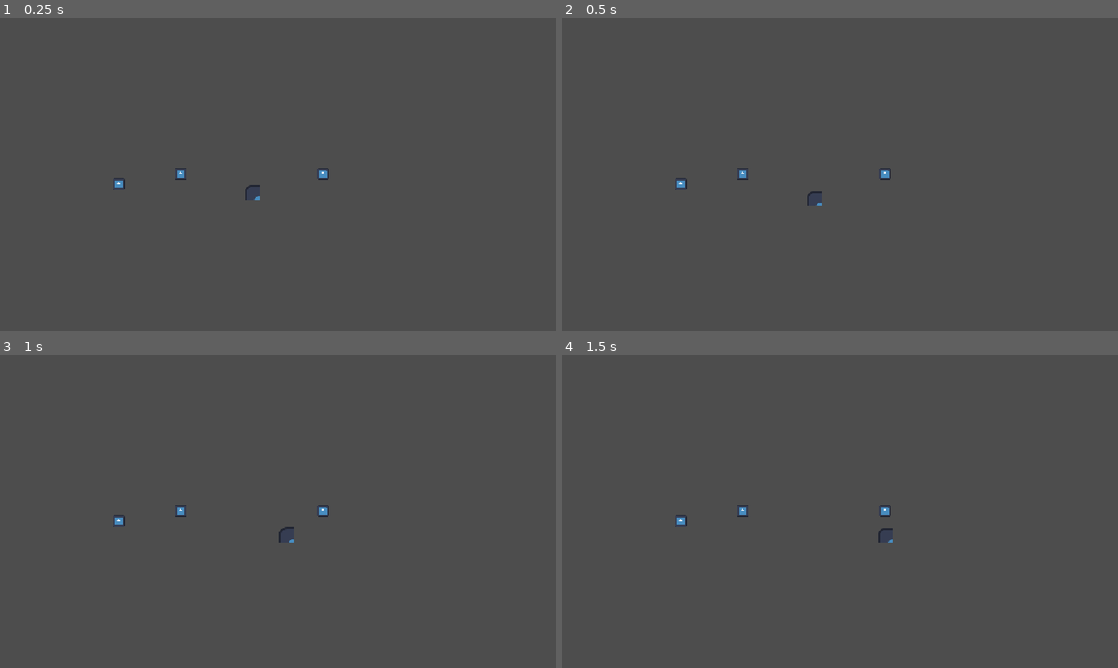
Above: before the commit, frames 1-4 (two rows, left to right).
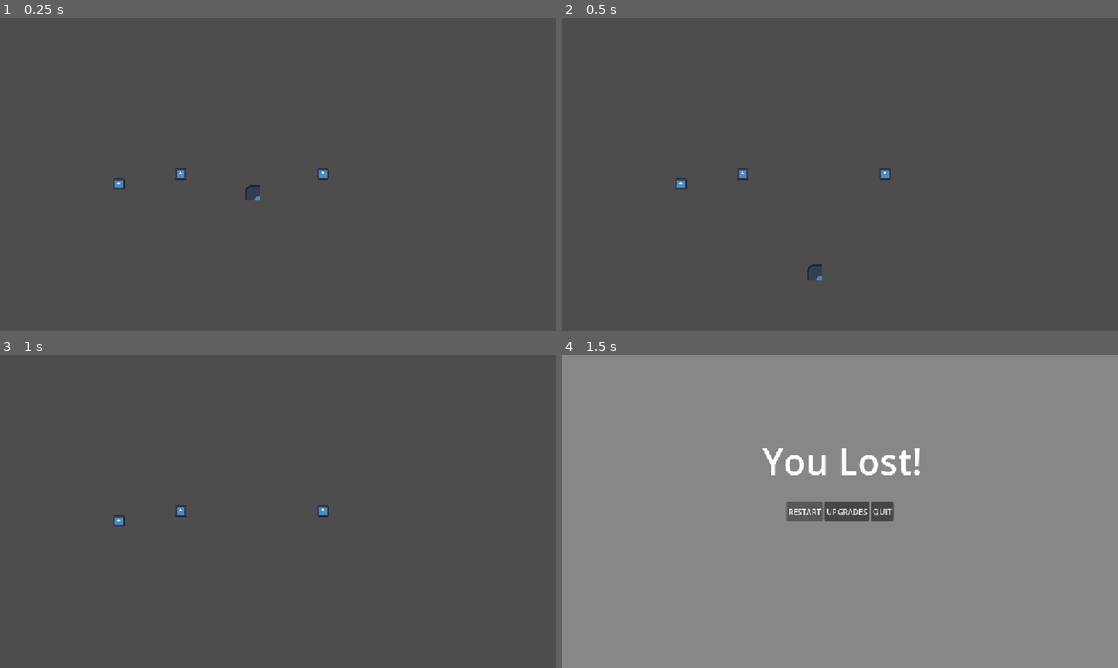
Above: after the commit, the same moments.

Repository: totallyastudentaccount/rpg
Game: Godot game, scene res://scene/computer/apps/spaceRPG/spaceRPG.tscn
Same seed, same stepped clock (60 frames per second), same inputs: the game is played once before the commit and once after it. This scene is started directly instead of the project's main scene. The engine's default icon, where the game draws it, is replaced by a stand-in: a white triangle on a blue panel in a dark square.
Inputs (mouse positions are in pixels of both pictures, inside the frame that each line leads up to):
- Up to frame 1 (0.25 s): no input
- Up to frame 2 (0.5 s): no input
- Up to frame 3 (1 s): hold Right (ui_right) from 0.53 s (still down); tap E (interact) at 0.6 s; tap Up (ui_up) at 0.77 s
- Up to frame 4 (1.5 s): release Right (ui_right) at 1.25 s; click (806, 511) at 1.25 s, where only the run after the commit has a clickable "RESTART"

Frame 1 is identical in both runs. In frame 2, less than 0.1% of the frame differs, in the area x 44-47%, y 55-84%; in frame 3, less than 0.1%; in frame 4, 99%, in the area x 0-100%, y 0-100%.

Commit message:
Made Scenes Draggable

Diff:
--- a/scene/computer/apps/spaceRPG/Anagram.tscn
+++ b/scene/computer/apps/spaceRPG/Anagram.tscn
@@ -2,60 +2,56 @@
 
 [sub_resource type="GDScript" id="GDScript_bm3lg"]
 resource_name = "PuzzleUI"
-script/source = "extends Control
+script/source = "# Anagram.gd
+extends Control
 
-@onready var clue_label: Label = $Label
-@onready var input_field: LineEdit = $LineEdit
-
-# Optional: Add a Label node named \"ErrorLabel\" in your scene hierarchy
-# and uncomment the next line to display error messages on screen:
-# @onready var error_label: Label = $ErrorLabel
+@onready var clue_label: Label = $VBoxContainer/Label
+@onready var input_field: LineEdit = $VBoxContainer/LineEdit
 
 var current_target_word: String = \"\"
 var current_box: Area2D = null
 
 signal puzzle_solved(box: Area2D)
 
-func _ready() -> void:
-	hide()
-
 func start_puzzle(scrambled: String, answer: String, box: Area2D) -> void:
-	print(\"--- START PUZZLE CALLED IN UI ---\")
 	current_target_word = answer.strip_edges().to_upper()
 	current_box = box
 
-	# Set text and force dark color for white background
 	clue_label.text = \"Unscramble: \" + scrambled
-	clue_label.add_theme_color_override(\"font_color\", Color(0, 0, 0)) # Pure Black
+	clue_label.add_theme_color_override(\"font_color\", Color.BLACK)
 
 	input_field.text = \"\"
+	input_field.add_theme_color_override(\"font_color\", Color.WHITE)
+	input_field.add_theme_color_override(\"font_placeholder_color\", Color(0.8, 0.8, 0.8))
 
 	show()
+
+	await get_tree().process_frame
 	input_field.grab_focus()
 
+# Signal handler for the Submit Button
 func _on_button_pressed() -> void:
+	_check_answer()
+
+# Signal handler for pressing 'Enter' in LineEdit
+func _on_line_edit_text_submitted(_new_text: String) -> void:
+	_check_answer()
+
+func _check_answer() -> void:
 	var user_guess = input_field.text.strip_edges().to_upper()
-	print(\"Submitted guess: \", user_guess, \" | Target: \", current_target_word)
 
 	if user_guess == current_target_word:
-		print(\"Correct guess!\")
-		hide()
-		current_box.activate()
+		if is_instance_valid(current_box):
+			current_box.activate()
 		puzzle_solved.emit(current_box)
+		queue_free()
 	else:
-		print(\"Incorrect guess.\")
-		# Highlight wrong input by clearing field and showing prompt
 		input_field.text = \"\"
 		input_field.placeholder_text = \"Incorrect! Try again...\"
 		input_field.grab_focus()
-
-		# If using an ErrorLabel node:
-		# if error_label: error_label.text = \"Incorrect! Try again.\"
 "
 
-[node name="Anagram" type="CanvasLayer" unique_id=1526580860]
-
-[node name="Control" type="Control" parent="." unique_id=833449054]
+[node name="Control" type="Control" unique_id=1502676751]
 layout_mode = 3
 anchors_preset = 15
 anchor_right = 1.0
@@ -66,35 +62,42 @@
 size_flags_vertical = 4
 script = SubResource("GDScript_bm3lg")
 
-[node name="ColorRect" type="ColorRect" parent="Control" unique_id=325907689]
+[node name="ColorRect" type="ColorRect" parent="." unique_id=801269830]
 layout_mode = 1
 anchors_preset = 15
 anchor_right = 1.0
 anchor_bottom = 1.0
 grow_horizontal = 2
 grow_vertical = 2
+mouse_filter = 2
 
-[node name="Label" type="Label" parent="Control" unique_id=1528702532]
-layout_mode = 0
-offset_left = 471.0
-offset_top = 160.0
-offset_right = 627.0
-offset_bottom = 183.0
+[node name="VBoxContainer" type="VBoxContainer" parent="." unique_id=1685072873]
+layout_mode = 1
+anchors_preset = 8
+anchor_left = 0.5
+anchor_top = 0.5
+anchor_right = 0.5
+anchor_bottom = 0.5
+offset_left = -250.0
+offset_top = -62.5
+offset_right = 250.0
+offset_bottom = 62.5
+grow_horizontal = 2
+grow_vertical = 2
+theme_override_constants/separation = 50
 
-[node name="LineEdit" type="LineEdit" parent="Control" unique_id=1677282412]
-layout_mode = 0
-offset_left = 338.0
-offset_top = 393.0
-offset_right = 721.5
-offset_bottom = 424.0
+[node name="Label" type="Label" parent="VBoxContainer" unique_id=702223372]
+layout_mode = 2
+
+[node name="LineEdit" type="LineEdit" parent="VBoxContainer" unique_id=1651025974]
+layout_mode = 2
 text = "Enter Guess"
+backspace_deletes_composite_character_enabled = true
+clear_button_enabled = true
 
-[node name="Button" type="Button" parent="Control" unique_id=739102760]
-layout_mode = 0
-offset_left = 755.0
-offset_top = 390.0
-offset_right = 821.0
-offset_bottom = 425.0
+[node name="Button" type="Button" parent="VBoxContainer" unique_id=298118397]
+layout_mode = 2
 text = "Submit"
 
-[connection signal="pressed" from="Control/Button" to="Control" method="_on_button_pressed"]
+[connection signal="text_submitted" from="VBoxContainer/LineEdit" to="." method="_on_line_edit_text_submitted"]
+[connection signal="pressed" from="VBoxContainer/Button" to="." method="_on_button_pressed"]
--- a/scene/computer/apps/spaceRPG/LevelLost.tscn
+++ b/scene/computer/apps/spaceRPG/LevelLost.tscn
@@ -2,23 +2,32 @@
 
 [sub_resource type="GDScript" id="GDScript_3ao4k"]
 resource_name = "LevelLost"
-script/source = "# LevelLost.gd
+script/source = "# LevelWon.gd
 extends Control
 
-@export_file(\"*.tscn\") var current_level_path: String = \"res://scene/computer/apps/spaceRPG/spaceRPG.tscn\"
+@export_file(\"*.tscn\") var next_level_path: String = \"res://scene/computer/apps/spaceRPG/level2.tscn\"
+@export_file(\"*.tscn\") var upgrades_path: String = \"res://scene/computer/apps/spaceRPG/Upgrades.tscn\"
 
-func _on_restart_button_pressed() -> void:
-	# Reload current level or change to specified scene
-	if current_level_path != \"\":
-		get_tree().change_scene_to_file(current_level_path)
+func _on_next_level_button_pressed() -> void:
+	var desktop = get_tree().get_first_node_in_group(\"DesktopUI\")
+	if desktop:
+		desktop.change_subviewport_scene(next_level_path)
 	else:
-		get_tree().reload_current_scene()
+		get_tree().change_scene_to_file(next_level_path)
 
 func _on_upgrade_button_pressed() -> void:
-	get_tree().change_scene_to_file(\"res://scene/computer/apps/spaceRPG/Upgrades.tscn\")
+	var desktop = get_tree().get_first_node_in_group(\"DesktopUI\")
+	if desktop:
+		desktop.change_subviewport_scene(upgrades_path)
+	else:
+		get_tree().change_scene_to_file(upgrades_path)
 
 func _on_quit_button_pressed() -> void:
-	get_tree().change_scene_to_file(\"res://scene/computer/apps/spaceRPG/spacePC.tscn\")
+	var desktop = get_tree().get_first_node_in_group(\"DesktopUI\")
+	if desktop:
+		desktop.close_current_app()
+	else:
+		get_tree().quit()
 "
 
 [node name="LevelLost" type="Control" unique_id=2029587869]
--- a/scene/computer/apps/spaceRPG/LevelWon.tscn
+++ b/scene/computer/apps/spaceRPG/LevelWon.tscn
@@ -5,20 +5,29 @@
 script/source = "# LevelWon.gd
 extends Control
 
-# Update this path if LevelWon needs to dynamically know the next scene
 @export_file(\"*.tscn\") var next_level_path: String = \"res://scene/computer/apps/spaceRPG/level2.tscn\"
+@export_file(\"*.tscn\") var upgrades_path: String = \"res://scene/computer/apps/spaceRPG/Upgrades.tscn\"
 
 func _on_next_level_button_pressed() -> void:
-	if next_level_path != \"\":
+	var desktop = get_tree().get_first_node_in_group(\"DesktopUI\")
+	if desktop:
+		desktop.change_subviewport_scene(next_level_path)
+	else:
 		get_tree().change_scene_to_file(next_level_path)
-	else:
-		print(\"No next level set!\")
 
 func _on_upgrade_button_pressed() -> void:
-	get_tree().change_scene_to_file(\"res://scene/computer/apps/spaceRPG/Upgrades.tscn\")
+	var desktop = get_tree().get_first_node_in_group(\"DesktopUI\")
+	if desktop:
+		desktop.change_subviewport_scene(upgrades_path)
+	else:
+		get_tree().change_scene_to_file(upgrades_path)
 
 func _on_quit_button_pressed() -> void:
-	get_tree().change_scene_to_file(\"res://scene/computer/apps/spaceRPG/spacePC.tscn\") # Or get_tree().quit()
+	var desktop = get_tree().get_first_node_in_group(\"DesktopUI\")
+	if desktop:
+		desktop.close_current_app()
+	else:
+		get_tree().quit()
 "
 
 [node name="LevelWon" type="Control" unique_id=354289387]
--- a/scene/computer/apps/spaceRPG/spaceRPG.tscn
+++ b/scene/computer/apps/spaceRPG/spaceRPG.tscn
@@ -2,21 +2,20 @@
 
 [ext_resource type="PackedScene" uid="uid://bk8130vctyfr5" path="res://scene/computer/apps/spaceRPG/fuelbox.tscn" id="1_ec2sf"]
 [ext_resource type="PackedScene" uid="uid://crtpvw6xfdlj6" path="res://scene/computer/apps/spaceRPG/spacePC.tscn" id="1_kgdjy"]
-[ext_resource type="PackedScene" uid="uid://dxlmnaocixhso" path="res://scene/computer/apps/spaceRPG/Anagram.tscn" id="3_8olf6"]
 
 [sub_resource type="GDScript" id="GDScript_w8qno"]
 resource_name = "GameManager"
-script/source = "# GameManager.gd
-extends Node2D
+script/source = "extends Node2D
 
 @export var total_fuel_boxes: int = 3
-@export_file(\"*.tscn\") var next_level_scene: String  # Path to the next level
+@export_file(\"*.tscn\") var next_level_scene: String = \"res://scene/computer/apps/spaceRPG/level2.tscn\"
+
+const ANAGRAM_SCENE = preload(\"res://scene/computer/apps/spaceRPG/Anagram.tscn\")
 
 var activated_boxes_count: int = 0
-@onready var puzzle_ui: Control = $CanvasLayer/Anagram/Control
+@onready var canvas_layer: CanvasLayer = $CanvasLayer
 
 func _ready() -> void:
-	# Wait one frame to ensure all child nodes are fully loaded into the tree
 	await get_tree().process_frame
 
 	var fuel_boxes = get_tree().get_nodes_in_group(\"FuelBoxes\")
@@ -29,26 +28,28 @@
 		else:
 			print(\"Warning: Node in FuelBoxes group missing open_puzzle signal: \", box.name)
 
-	if puzzle_ui:
-		puzzle_ui.puzzle_solved.connect(_on_puzzle_solved)
+func _on_open_puzzle(scrambled: String, answer: String, box: Area2D) -> void:
+	var puzzle_instance = ANAGRAM_SCENE.instantiate()
+	canvas_layer.add_child(puzzle_instance)
 
-func _on_open_puzzle(scrambled: String, answer: String, box: Area2D) -> void:
-	puzzle_ui.start_puzzle(scrambled, answer, box)
+	puzzle_instance.puzzle_solved.connect(_on_puzzle_solved)
+	puzzle_instance.start_puzzle(scrambled, answer, box)
 
-func _on_puzzle_solved(box: Area2D) -> void:
+
+func _on_puzzle_solved(_box: Area2D) -> void:
 	activated_boxes_count += 1
 	if activated_boxes_count >= total_fuel_boxes:
 		game_win()
 
 func game_win() -> void:
 	print(\"Level Completed!\")
-	get_tree().change_scene_to_file(\"res://scene/computer/apps/spaceRPG/LevelWon.tscn\")
+	var desktop = get_tree().get_first_node_in_group(\"DesktopUI\")
+
+	if desktop:
+		desktop.change_subviewport_scene(\"res://scene/computer/apps/spaceRPG/LevelWon.tscn\")
+	else:
+		get_tree().change_scene_to_file(\"res://scene/computer/apps/spaceRPG/LevelWon.tscn\")
 "
-
-[sub_resource type="PhysicsMaterial" id="PhysicsMaterial_bm3lg"]
-
-[sub_resource type="WorldBoundaryShape2D" id="WorldBoundaryShape2D_bm3lg"]
-distance = -384.0
 
 [node name="SpaceRpg" type="Node2D" unique_id=349912531]
 script = SubResource("GDScript_w8qno")
@@ -58,23 +59,16 @@
 
 [node name="Fuelbox" parent="." unique_id=747271704 groups=["FuelBoxes"] instance=ExtResource("1_ec2sf")]
 position = Vector2(374, 323)
-anagram_word = "TSA"
-scrambled_word = "SAT"
+anagram_word = "antidisestablishmentarianism"
+scrambled_word = "anaesthetistsindismalminibar"
 
 [node name="Fuelbox2" parent="." unique_id=573177515 groups=["FuelBoxes"] instance=ExtResource("1_ec2sf")]
 position = Vector2(669, 323)
-
-[node name="StaticBody2D" type="StaticBody2D" parent="." unique_id=2012954839]
-physics_material_override = SubResource("PhysicsMaterial_bm3lg")
-
-[node name="CollisionShape2D" type="CollisionShape2D" parent="StaticBody2D" unique_id=917132399]
-position = Vector2(530, 0)
-shape = SubResource("WorldBoundaryShape2D_bm3lg")
+anagram_word = "SPACESHIP"
+scrambled_word = "SCPAHPISE"
 
 [node name="Spacesuit" parent="." unique_id=681027859 groups=["Player"] instance=ExtResource("1_kgdjy")]
 position = Vector2(523, 306)
 wall_min_slide_angle = 0.0
 
-[node name="CanvasLayer" type="CanvasLayer" parent="." unique_id=1468499812]
-
-[node name="Anagram" parent="CanvasLayer" unique_id=1526580860 instance=ExtResource("3_8olf6")]
+[node name="CanvasLayer" type="CanvasLayer" parent="." unique_id=1394667762]
--- a/scene/computer/desktop_ui.gd
+++ b/scene/computer/desktop_ui.gd
@@ -5,6 +5,7 @@
 @onready var app_viewport: SubViewport = $AppContainer/AppViewport
 @onready var active_app_label: Label = $TaskBar/HBoxContainer/ActiveAppLabel
 @onready var fullscreen_button: Button = $TaskBar/HBoxContainer/FullscreenButton
+
 const APP_BUTTON_SCENE = preload("res://scene/computer/appButtonUI.tscn")
 var is_in_office: bool = false
 var active_app_instance: Node = null
@@ -13,10 +14,10 @@
 var mini_size: Vector2i = Vector2i(1152, 648)
 
 func _ready() -> void:
+	add_to_group("DesktopUI") # Allows GameManager/LevelWon/LevelLost to find this window easily
 	close_requested.connect(func(): queue_free())
 	app_container.visible = false
 
-	# Connect fullscreen button click
 	if fullscreen_button:
 		fullscreen_button.pressed.connect(toggle_fullscreen)
 
@@ -31,21 +32,19 @@
 			continue
 		create_desktop_icon(app)
 
+	$AppContainer.focus_mode = Control.FOCUS_ALL
+
 func create_desktop_icon(app: AppData) -> void:
 	var btn = APP_BUTTON_SCENE.instantiate() as TextureButton
 
 	if btn:
-		# Assign the app icon from your AppData .tres file
 		if app.icon:
 			btn.texture_normal = app.icon
 
-		# Update child Label if appButtonUI.tscn has a Label node for the app name
 		if btn.has_node("Label"):
 			btn.get_node("Label").text = app.app_name
 
-		# Connect click signal to launch the app
 		btn.pressed.connect(func(): launch_app(app))
-
 		icon_grid.add_child(btn)
 
 func launch_app(app: AppData) -> void:
@@ -55,16 +54,27 @@
 
 	close_current_app()
 
-	# Instantiate the Node2D game into the SubViewport
 	var app_instance = app.app_scene.instantiate()
 	app_viewport.add_child(app_instance)
 	active_app_instance = app_instance
 
-	# Show viewport container
 	app_container.visible = true
 
 	if active_app_label:
 		active_app_label.text = "Running: " + app.app_name
+
+# SWAP SCENES INSIDE SUBVIEWPORT WITHOUT BREAKING DESKTOP UI
+func change_subviewport_scene(scene_path: String) -> void:
+	close_current_app()
+
+	var new_scene_res = load(scene_path)
+	if new_scene_res:
+		var new_instance = new_scene_res.instantiate()
+		app_viewport.add_child(new_instance)
+		active_app_instance = new_instance
+		app_container.visible = true
+	else:
+		print("ERROR: Could not load scene at ", scene_path)
 
 func close_current_app() -> void:
 	if is_instance_valid(active_app_instance):
@@ -85,9 +95,7 @@
 		mode = Window.MODE_EXCLUSIVE_FULLSCREEN
 		fullscreen_button.text = "[ Windowed ]"
 
-# Inside desktop_ui.gd or spaceRPG.gd
 func _unhandled_input(event: InputEvent) -> void:
-	# Only handle ESC (ui_cancel) for exiting windows
 	if event.is_action_pressed("ui_cancel"):
 		if is_instance_valid(active_app_instance):
 			close_current_app()
